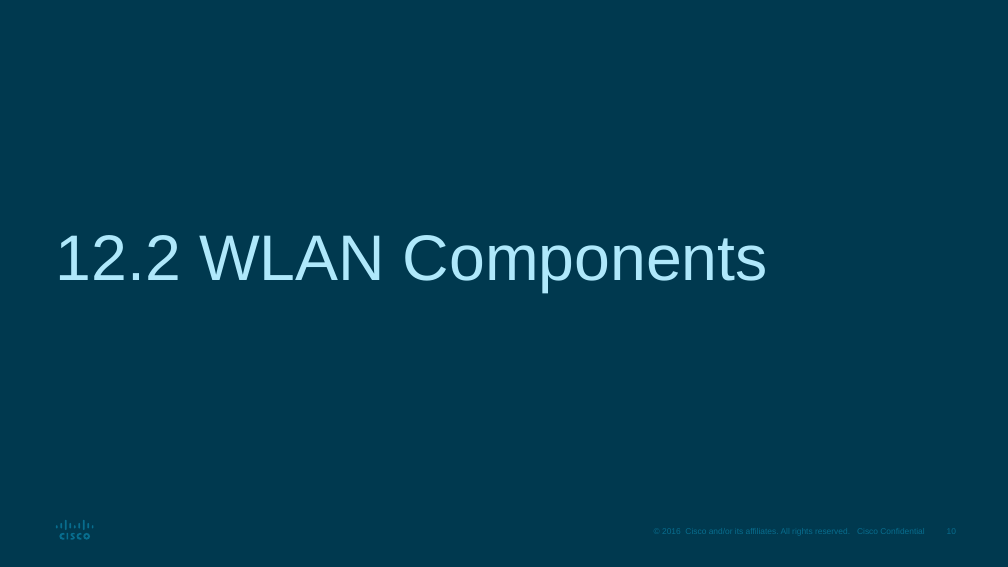
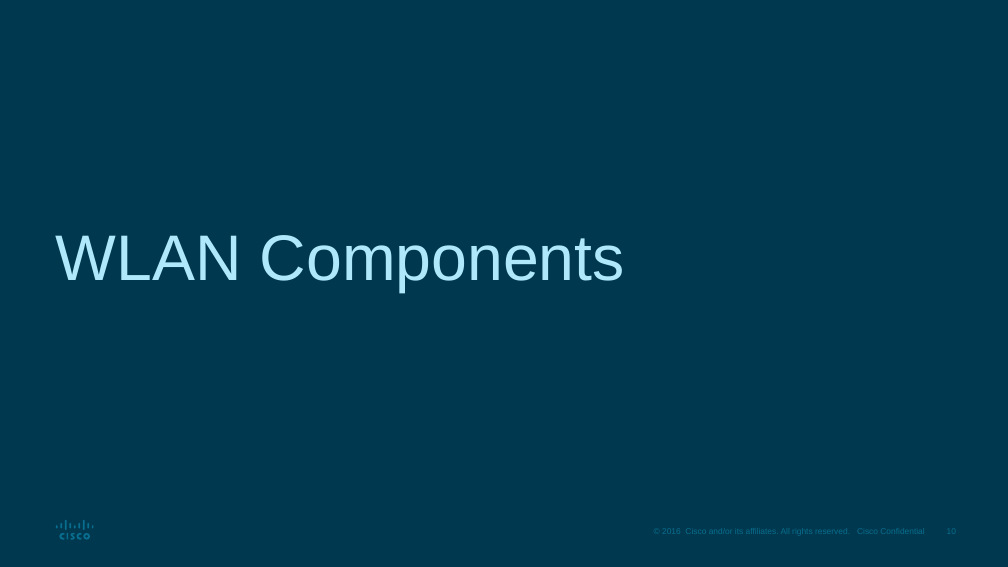
Before and after one commit to ECUbakers/PKH-2154, a slide deck: slide 10 of module5/SRWE_Module_12_talking points.pptx. Drawn at 1008x567 pixels with LibreOffice and Linux fonts; fonts in the diff are those of the drawing. Boxes give left, top, right and bottom in pixels: in the first picture for what was removed or moved away, otherwise in the second. Text is boxed around its words. In the diff, an @@ line names an element or a change of style, - is before the commit and + after.

```diff
--- a/module5/SRWE_Module_12_talking points.pptx
+++ b/module5/SRWE_Module_12_talking points.pptx
@@ title at [56, 235, 625, 292]: text changed @@
-12.2 WLAN Components
+WLAN Components
```
Also in this commit, not shown: 7 other slides changed, 1 slide removed.
